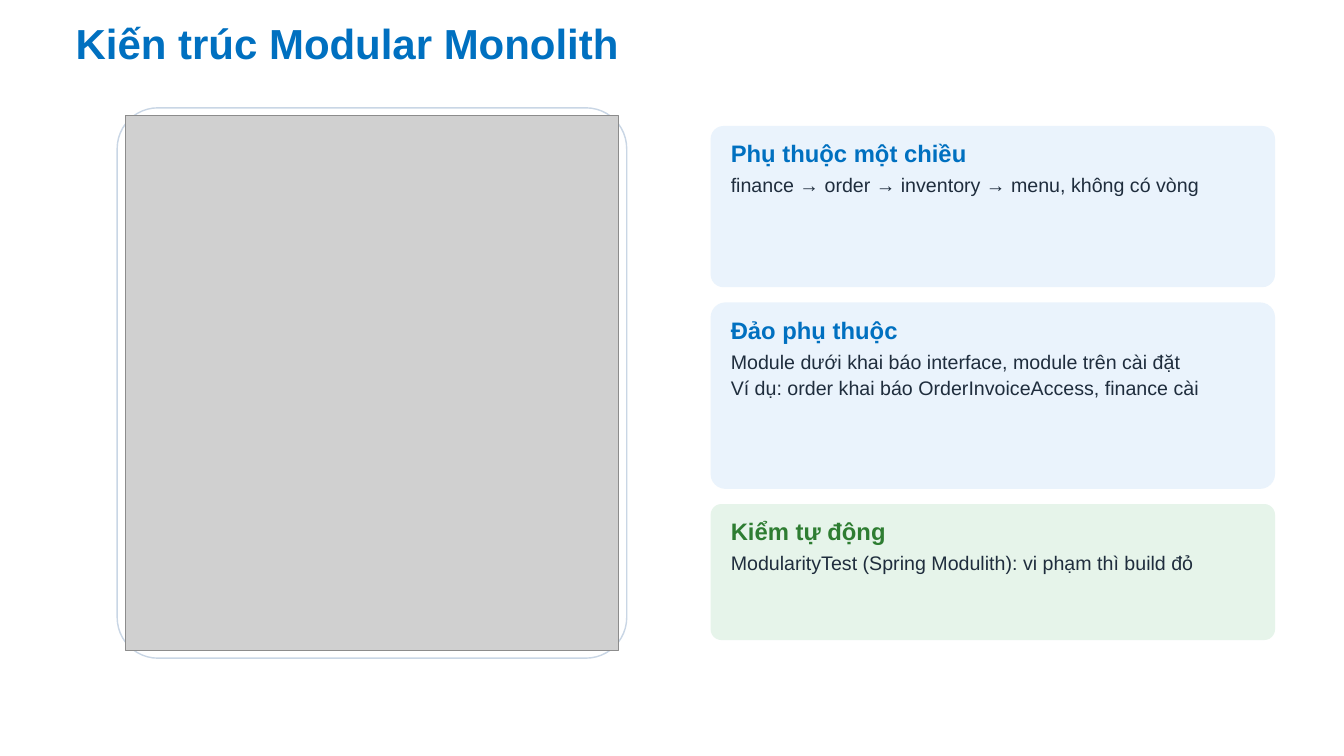
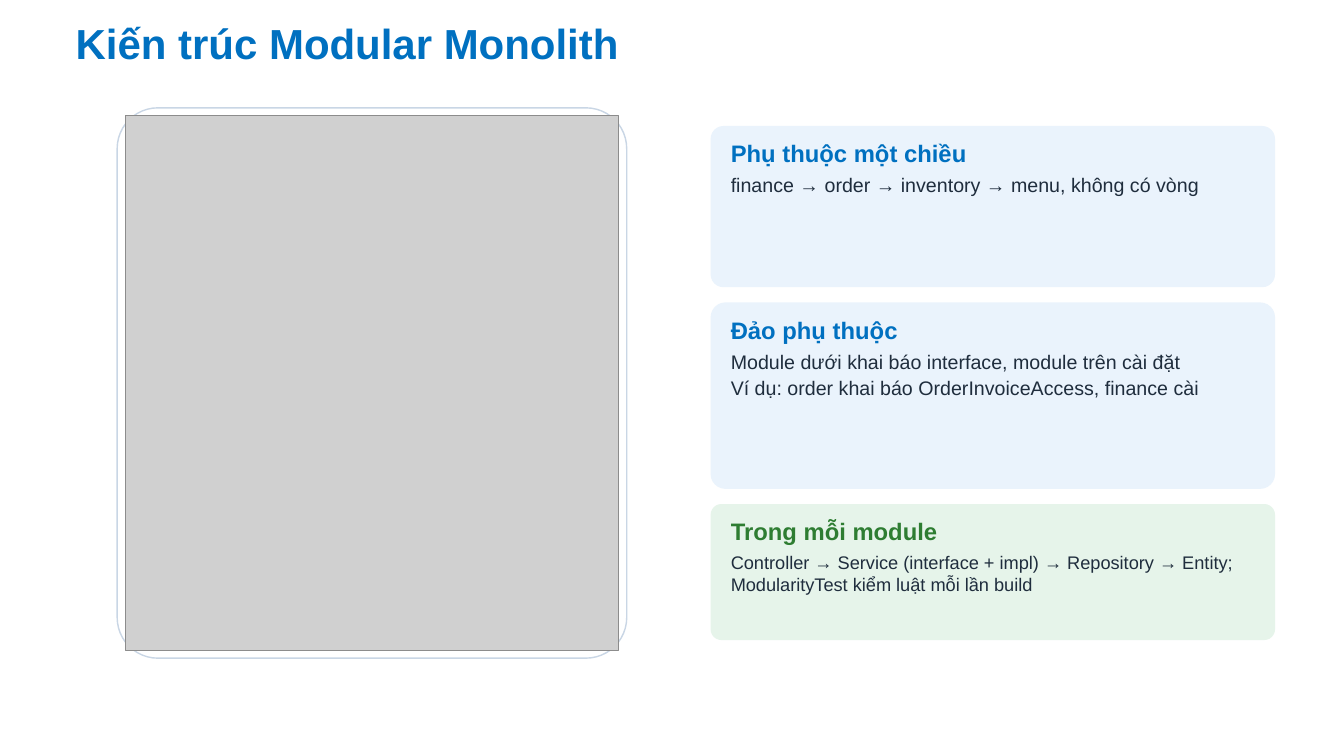
Before and after one commit to Anpham120/restaurant-management-system, a slide deck: slide 8 of docs/bao-cao-ltnc/Slide_LapTrinhNangCao_AtlasRestaurant.pptx (slide 11 before the commit). Drawn at 1344x756 pixels with LibreOffice and Linux fonts; fonts in the diff are those of the drawing; grey boxes stand for pictures; background and template pictures are left out. Boxes give left, top, right and bottom in pixels: in the first picture for what was removed or moved away, otherwise in the second. Text is boxed around its words. In the diff, an @@ line names an element or a change of style, - is before the commit and + after.

```diff
--- a/docs/bao-cao-ltnc/Slide_LapTrinhNangCao_AtlasRestaurant.pptx
+++ b/docs/bao-cao-ltnc/Slide_LapTrinhNangCao_AtlasRestaurant.pptx
@@ text at (731, 521, 1232, 595): text changed; size 14 to 13 pt @@
-Kiểm tự động
-ModularityTest (Spring Modulith): vi phạm thì build đỏ
+Trong mỗi module
+Controller → Service (interface + impl) → Repository → Entity; ModularityTest kiểm luật mỗi lần build
```
Also in this commit, not shown: 1 other slide changed, 7 slides removed, 1 other file.
